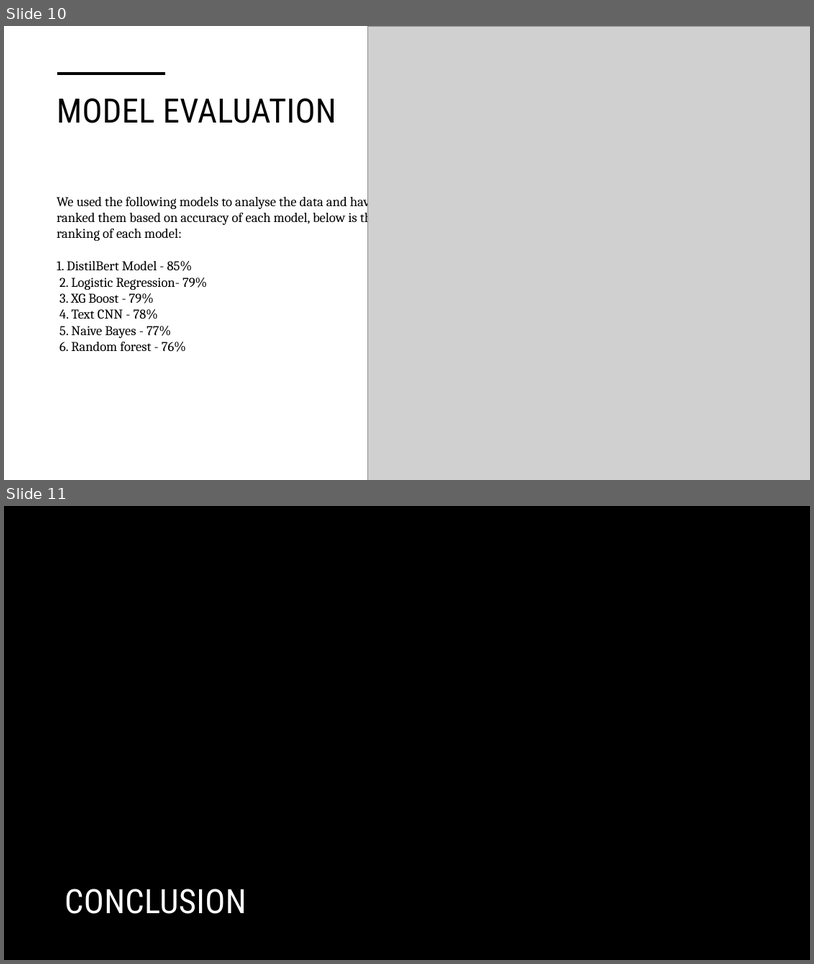
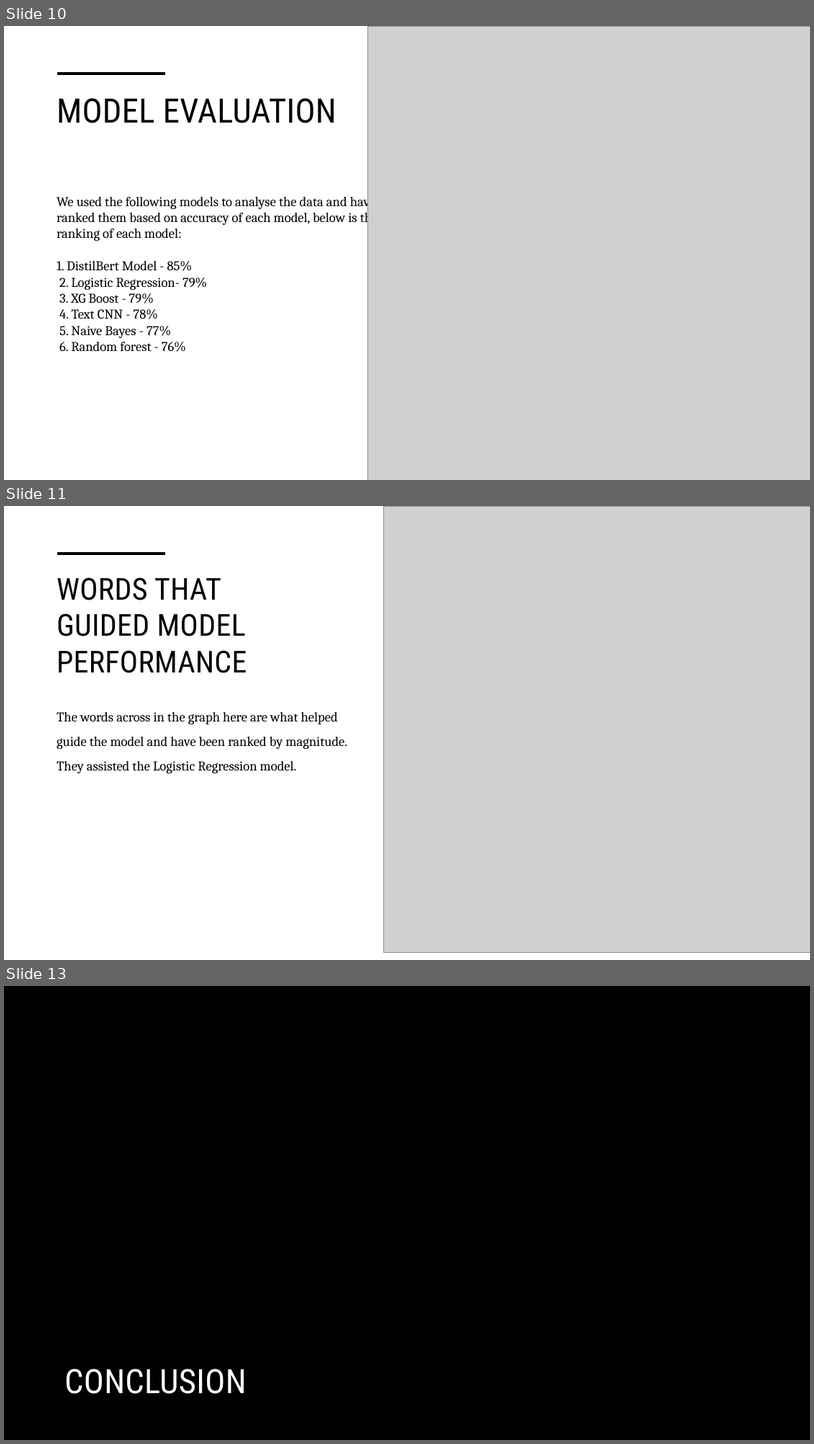
Before and after one commit to kdizz/Group9Phase4, a slide deck: GROUP 9 PHASE 4 PROJECT.pptx. Shown one above the other, each under a label of ours: slides 10 and 11 before the commit, slides 10, 11 and 13 after it; the slides between them are not shown. The pictures are 814x964 and 814x1444 pixels, drawn with LibreOffice and Linux fonts; fonts in the diff are those of the drawing; grey boxes stand for pictures; background and template pictures are left out. Boxes give left, top, right and bottom in pixels: in the first picture for what was removed or moved away, otherwise in the second. Text is boxed around its words. In the diff, an @@ line names an element or a change of style, - is before the commit and + after.

```diff
--- a/GROUP 9 PHASE 4 PROJECT.pptx
+++ b/GROUP 9 PHASE 4 PROJECT.pptx
@@ slide 11 added at (x1=4, y1=506, x2=810, y2=960), background #FFFFFF @@
@@ picture added at (x1=384, y1=506, x2=810, y2=952) @@
@@ line added from (57, 554) to (165, 554), #000000 3.5 pt @@
@@ title added at (x1=57, y1=577, x2=247, y2=673), 36 pt, text #000000 @@
+WORDS THAT
+GUIDED MODEL PERFORMANCE
@@ text added at (x1=57, y1=712, x2=347, y2=773), 16 pt, text #000000 @@
+The words across in the graph here are what helped
+guide the model and have been ranked by magnitude.
+They assisted the Logistic Regression model.
@@ what was slide 11 is now slide 13 @@
```
Also in this commit, not shown: 1 other slide added.
